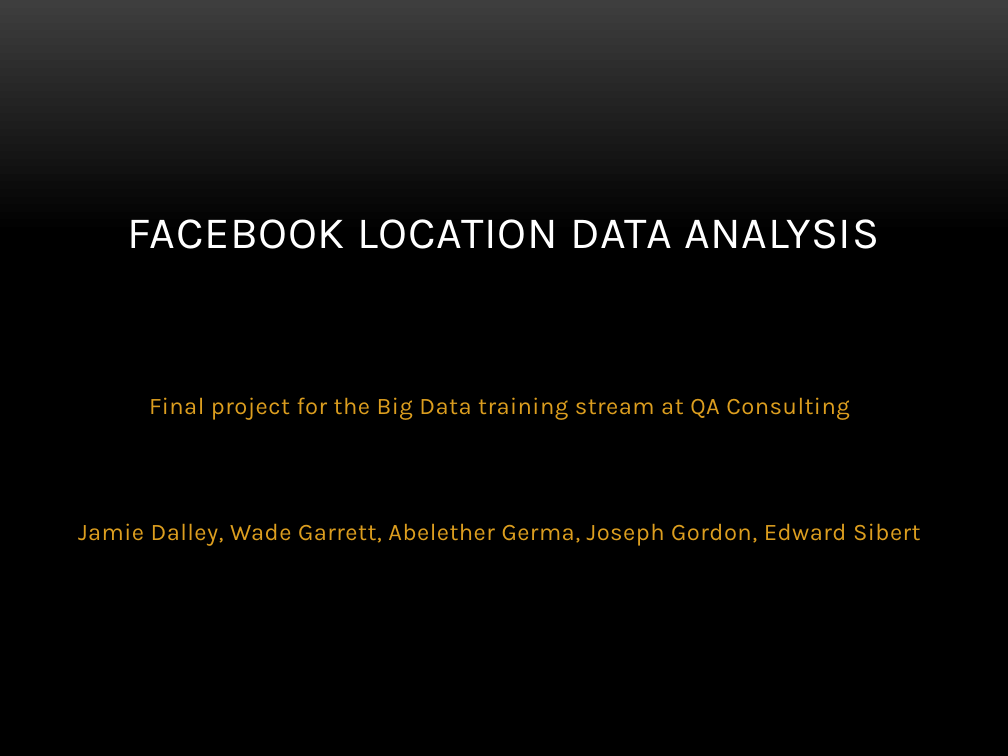
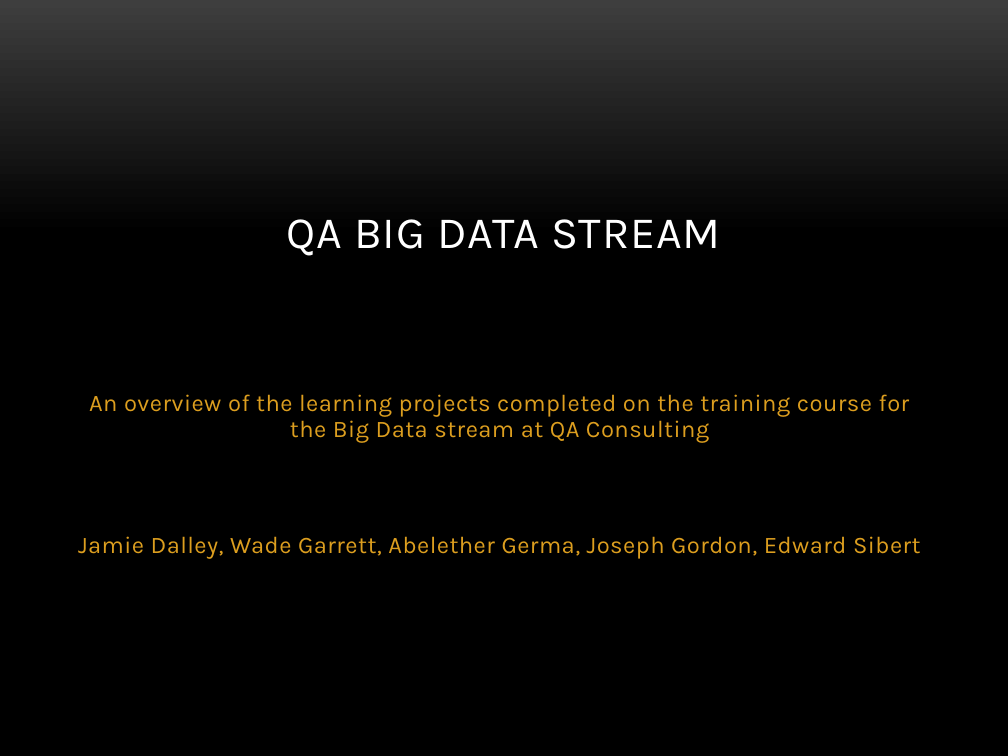
Before and after one commit to abe1ge/teletubbiesQAC, a slide deck: slide 1 of FinalPresentation.pptx. Drawn at 1008x756 pixels with LibreOffice and Linux fonts; fonts in the diff are those of the drawing; background and template pictures are left out. Boxes give left, top, right and bottom in pixels: in the first picture for what was removed or moved away, otherwise in the second. Text is boxed around its words. In the diff, an @@ line names an element or a change of style, - is before the commit and + after.

Commit message:
final presentation v2.0

```diff
--- a/FinalPresentation.pptx
+++ b/FinalPresentation.pptx
@@ title at <box>287,219,720,256</box>: text changed @@
-FACEBOOK LOCATION DATA ANALYSIS
+QA BIG DATA STREAM
@@ subtitle at <box>89,394,910,443</box>: text changed @@
-Final project for the Big Data training stream at QA Consulting
+An overview of the learning projects completed on the training course for the Big Data stream at QA Consulting
@@ subtitle at <box>78,536,921,559</box>: line spacing 1 to 0.9 @@
```
Also in this commit, not shown: 2 other slides changed, 18 slides added.
